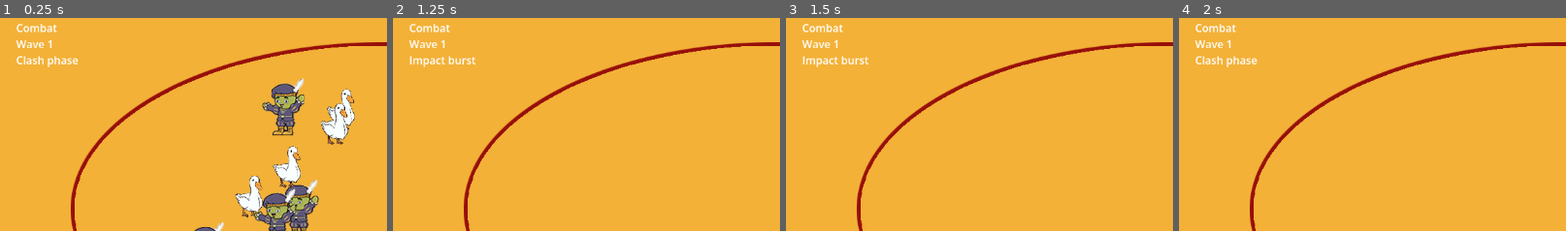
Above: before the commit, frames 1-4 (left to right).
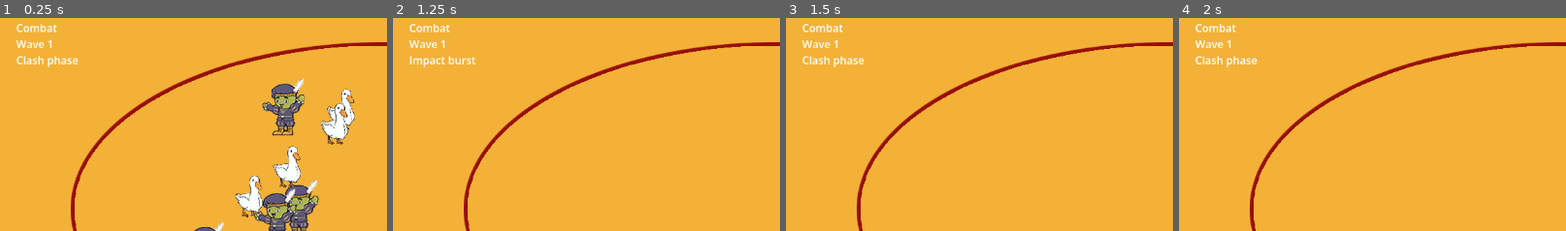
Above: after the commit, the same moments.

Repository: changingzhao-cpu/demo
Game: Godot game, scene res://scenes/main/main_scene.tscn
The game is run twice, just before and just after one commit, with the same random seed, the same clock (stepped at 60 frames per second) and the same inputs.
Inputs (mouse positions are % of the whole screen's width and height, from its top left):
- Up to frame 1 (0.25 s): no input
- Up to frame 2 (1.25 s): tap Enter at 0.5, 0.6 s; move the mouse to (72, 44) at 0.52 s; click (72, 44) at 0.67 s
- Up to frame 3 (1.5 s): move the mouse to (30, 54) at 1.27 s; tap Keypad Enter at 1.35 s; click (30, 54) at 1.42 s
- Up to frame 4 (2 s): no input
The pictures show only the part of the screen within x 0-50%, y 0-50%; the shares and areas given below are measured in that part.

Frames 1-2 are identical in both runs. In frame 3, 0.4% of the frame differs, in the area x 4-22%, y 17-24%; in frame 4, nothing differs.

Commit message:
Add engagement slot allocation.
Co-Authored-By: Claude Sonnet 4.6 (1M context) <noreply@anthropic.com>

Diff:
--- a/scripts/battle/battle_simulation.gd
+++ b/scripts/battle/battle_simulation.gd
@@ -20,6 +20,12 @@
 const UNIT_STATE_ATTACK := 1
 const UNIT_STATE_ADVANCE := 3
 const UNIT_STATE_DEAD := 4
+const ENGAGEMENT_SLOT_OFFSETS := [
+	Vector2(-1.2, 0.0),
+	Vector2(1.2, 0.0),
+	Vector2(0.0, -1.0),
+	Vector2(0.0, 1.0)
+]
 
 var _grid
 var _push_resolver = preload("res://scripts/battle/push_resolver.gd").new()
@@ -79,23 +85,25 @@
 	var target := Vector2(store.position_x[target_id], store.position_y[target_id])
 	var attack_range := sqrt(maxf(0.0, store.attack_range_sq[entity_id]))
 	var engage_distance: float = attack_range + ENGAGE_BUFFER + store.radius[entity_id] + store.radius[target_id]
-	var distance := origin.distance_to(target)
+	var slot_index := _resolve_engagement_slot(store, entity_id, target_id)
+	var engagement_target := _resolve_engagement_slot_position(store, target_id, slot_index) if slot_index >= 0 else target
+	var distance := origin.distance_to(engagement_target)
 
 	if distance > engage_distance:
 		_apply_precontact_spacing(store, entity_id, target_id)
-		var before_move := Vector2(store.position_x[entity_id], store.position_y[entity_id])
-		_move_toward_target(store, entity_id, target_id, delta)
+		_move_toward_position(store, entity_id, engagement_target, delta)
 		_apply_same_team_spacing(store, entity_id)
-		if before_move.distance_to(Vector2(store.position_x[entity_id], store.position_y[entity_id])) <= 0.001:
-			var nudge := signf(target.x - before_move.x)
-			if nudge == 0.0:
-				nudge = 1.0 if store.team_id[entity_id] == ALLY_TEAM_ID else -1.0
-			store.position_x[entity_id] += nudge * 0.02
-			store.velocity_x[entity_id] = nudge * 1.25
 		_grid.upsert(entity_id, Vector2(store.position_x[entity_id], store.position_y[entity_id]))
 		store.state[entity_id] = UNIT_STATE_ADVANCE
 		report["moved"] = int(report.get("moved", 0)) + 1
 		return
+
+	store.engagement_target[entity_id] = target_id
+	store.engagement_slot[entity_id] = slot_index
+	store.engagement_blocked_time[entity_id] = 0.0
+
+	if slot_index >= 0:
+		target = engagement_target
 
 	_apply_same_team_spacing(store, entity_id)
 	store.state[entity_id] = UNIT_STATE_ATTACK
@@ -184,24 +192,50 @@
 	return store.team_id[candidate_id] != store.team_id[entity_id]
 
 func _move_toward_target(store, entity_id: int, target_id: int, delta: float) -> void:
-	var origin := Vector2(store.position_x[entity_id], store.position_y[entity_id])
 	var target := Vector2(store.position_x[target_id], store.position_y[target_id])
+	_move_toward_position(store, entity_id, target, delta)
+
+func _move_toward_position(store, entity_id: int, target: Vector2, delta: float) -> void:
+	var origin := Vector2(store.position_x[entity_id], store.position_y[entity_id])
 	var direction := target - origin
 	if direction == Vector2.ZERO:
 		store.velocity_x[entity_id] = 0.0
 		store.velocity_y[entity_id] = 0.0
 		return
 	var distance := direction.length()
-	var forward := direction.normalized()
-	var lateral := Vector2(-forward.y, forward.x)
-	var lane_bias := sin(float(entity_id) * 1.37) * FORMATION_LANE_STRENGTH
-	var move_vector := (forward + lateral * lane_bias).normalized()
+	var move_vector := direction.normalized()
 	var step_length := minf(distance, store.move_speed[entity_id] * MAX_MOVE_STEP_MULTIPLIER * delta)
 	var movement := move_vector * step_length
 	store.position_x[entity_id] += movement.x
 	store.position_y[entity_id] += movement.y
 	store.velocity_x[entity_id] = movement.x / maxf(delta, 0.0001)
 	store.velocity_y[entity_id] = movement.y / maxf(delta, 0.0001)
+
+func _resolve_engagement_slot(store, entity_id: int, target_id: int) -> int:
+	if store.engagement_target[entity_id] == target_id and store.engagement_slot[entity_id] >= 0:
+		return store.engagement_slot[entity_id]
+	for slot_index in range(ENGAGEMENT_SLOT_OFFSETS.size()):
+		if _is_engagement_slot_free(store, entity_id, target_id, slot_index):
+			store.engagement_target[entity_id] = target_id
+			store.engagement_slot[entity_id] = slot_index
+			return slot_index
+	store.engagement_target[entity_id] = target_id
+	store.engagement_slot[entity_id] = -1
+	return -1
+
+func _is_engagement_slot_free(store, entity_id: int, target_id: int, slot_index: int) -> bool:
+	for candidate in range(store.capacity):
+		if candidate == entity_id or not store.alive[candidate]:
+			continue
+		if store.team_id[candidate] != store.team_id[entity_id]:
+			continue
+		if store.engagement_target[candidate] == target_id and store.engagement_slot[candidate] == slot_index:
+			return false
+	return true
+
+func _resolve_engagement_slot_position(store, target_id: int, slot_index: int) -> Vector2:
+	var target_position := Vector2(store.position_x[target_id], store.position_y[target_id])
+	return target_position + ENGAGEMENT_SLOT_OFFSETS[slot_index]
 
 func _apply_precontact_spacing(store, entity_id: int, target_id: int) -> void:
 	var origin := Vector2(store.position_x[entity_id], store.position_y[entity_id])
--- a/scripts/battle/entity_store.gd
+++ b/scripts/battle/entity_store.gd
@@ -18,6 +18,9 @@
 var move_speed: PackedFloat32Array
 var radius: PackedFloat32Array
 var target_id: PackedInt32Array
+var engagement_slot: PackedInt32Array
+var engagement_target: PackedInt32Array
+var engagement_blocked_time: PackedFloat32Array
 var state: PackedInt32Array
 var alive: PackedByteArray
 var bucket_id: PackedInt32Array
@@ -41,6 +44,9 @@
 	move_speed.resize(capacity)
 	radius.resize(capacity)
 	target_id.resize(capacity)
+	engagement_slot.resize(capacity)
+	engagement_target.resize(capacity)
+	engagement_blocked_time.resize(capacity)
 	state.resize(capacity)
 	alive.resize(capacity)
 	bucket_id.resize(capacity)
@@ -89,6 +95,9 @@
 	move_speed[id] = 0.0
 	radius[id] = 0.0
 	target_id[id] = -1
+	engagement_slot[id] = -1
+	engagement_target[id] = -1
+	engagement_blocked_time[id] = 0.0
 	state[id] = 0
 	alive[id] = 0
 	bucket_id[id] = -1
--- /dev/null
+++ b/tests/battle/test_battle_simulation_engagement_slots.gd
@@ -0,0 +1,47 @@
+extends RefCounted
+
+const EntityStore = preload("res://scripts/battle/entity_store.gd")
+const SpatialGrid = preload("res://scripts/battle/spatial_grid.gd")
+const BattleSimulationScript = preload("res://scripts/battle/battle_simulation.gd")
+
+func run() -> Array[String]:
+	var failures: Array[String] = []
+	_test_attackers_claim_different_slots_around_the_same_target(failures)
+	return failures
+
+func _test_attackers_claim_different_slots_around_the_same_target(failures: Array[String]) -> void:
+	var store = EntityStore.new(3)
+	var grid = SpatialGrid.new(10.0)
+	var simulation = BattleSimulationScript.new(grid)
+	var attacker_a: int = store.allocate()
+	var attacker_b: int = store.allocate()
+	var target: int = store.allocate()
+	store.team_id[attacker_a] = 0
+	store.team_id[attacker_b] = 0
+	store.team_id[target] = 1
+	store.alive[attacker_a] = 1
+	store.alive[attacker_b] = 1
+	store.alive[target] = 1
+	store.position_x[attacker_a] = -3.0
+	store.position_y[attacker_a] = 0.0
+	store.position_x[attacker_b] = -3.0
+	store.position_y[attacker_b] = 1.0
+	store.position_x[target] = 0.0
+	store.position_y[target] = 0.0
+	store.move_speed[attacker_a] = 4.0
+	store.move_speed[attacker_b] = 4.0
+	store.attack_range_sq[attacker_a] = 1.7
+	store.attack_range_sq[attacker_b] = 1.7
+	store.radius[attacker_a] = 0.65
+	store.radius[attacker_b] = 0.65
+	store.radius[target] = 0.65
+	grid.upsert(attacker_a, Vector2(-3.0, 0.0))
+	grid.upsert(attacker_b, Vector2(-3.0, 1.0))
+	grid.upsert(target, Vector2(0.0, 0.0))
+
+	simulation.tick_bucket(store, 0.1, 0, 1)
+	_assert_true(store.engagement_slot[attacker_a] != store.engagement_slot[attacker_b], "attackers should claim different engagement slots", failures)
+
+func _assert_true(value: bool, message: String, failures: Array[String]) -> void:
+	if not value:
+		failures.append(message)
